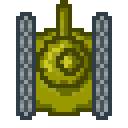
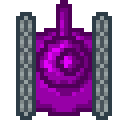
Layer changes from the first (128, 128) image to the second:
pixels changed over [36, 0, 92, 116] (layer not identified)
